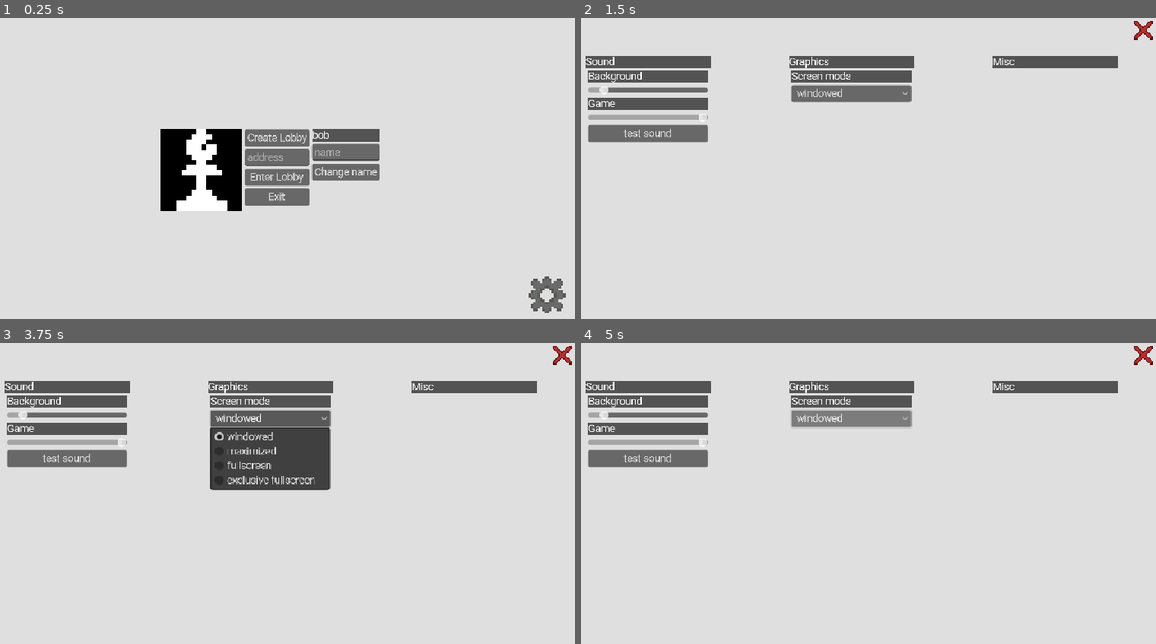
Above: before the commit, frames 1-4 (two rows, left to right).
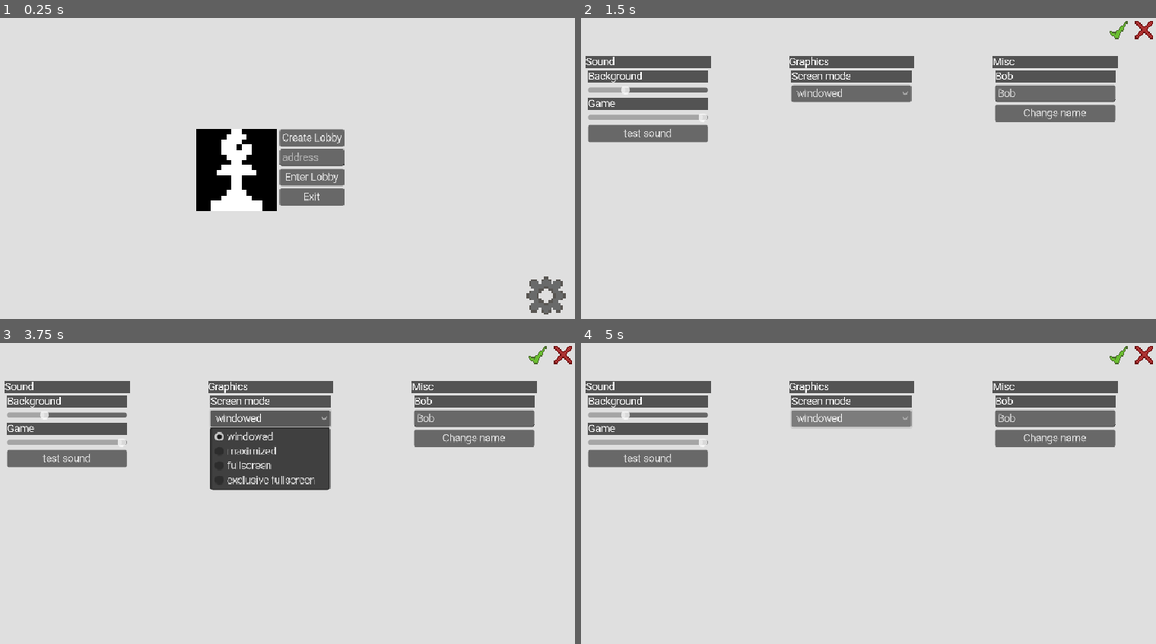
Above: after the commit, the same moments.

Repository: Hanekawa-chan/chess
Game: Godot game, scene res://scenes/main_menu.tscn
Two runs of this game, one before a commit and one after it. Both use one fixed random seed, a clock stepped at 60 frames per second and the inputs below.
Inputs (mouse positions are in pixels of both pictures, inside the frame that each line leads up to):
- Up to frame 1 (0.25 s): no input
- Up to frame 2 (1.5 s): click (926, 171) at 0.5 s, where only the run before the commit has a clickable "Change name"; click (1127, 297) at 1.25 s
- Up to frame 3 (3.75 s): click "test sound" at 2 s; click (534, 355) at 2.77 s; click "windowed" at 3.5 s
- Up to frame 4 (5 s): click "windowed" at 4.25 s

The runs differ from the first frame. In frame 1, 7.2% of the frame differs, in the area x 27-99%, y 36-99%; in frame 2, 3.4%; in frame 3, 3.4%; in frame 4, 3.4%.

Commit message:
added options saving and loading

Diff:
--- /dev/null
+++ b/resources/options_resource.gd
@@ -0,0 +1,16 @@
+class_name OptionsResource extends Resource
+
+@export
+var background_volume: float
+@export
+var game_volume: float
+@export
+var screen_mode: Window.Mode
+@export
+var player_name: String
+
+func default():
+	background_volume = 0.3
+	game_volume = 1.0
+	screen_mode = Window.MODE_WINDOWED
+	player_name = "Bob"
--- a/scenes/main_menu.tscn
+++ b/scenes/main_menu.tscn
@@ -71,27 +71,6 @@
 theme = ExtResource("3_bqqt6")
 text = "Exit"
 
-[node name="InputsContainer" type="VBoxContainer" parent="PanelContainer/HBoxContainer/CenterContainer/HBoxContainer"]
-layout_mode = 2
-
-[node name="CurrentName" type="Label" parent="PanelContainer/HBoxContainer/CenterContainer/HBoxContainer/InputsContainer"]
-unique_name_in_owner = true
-layout_mode = 2
-theme = ExtResource("3_bqqt6")
-text = "bob"
-
-[node name="NameEdit" type="LineEdit" parent="PanelContainer/HBoxContainer/CenterContainer/HBoxContainer/InputsContainer"]
-unique_name_in_owner = true
-layout_mode = 2
-theme = ExtResource("3_bqqt6")
-placeholder_text = "name"
-
-[node name="ChangeNameButton" type="Button" parent="PanelContainer/HBoxContainer/CenterContainer/HBoxContainer/InputsContainer"]
-unique_name_in_owner = true
-layout_mode = 2
-theme = ExtResource("3_bqqt6")
-text = "Change name"
-
 [node name="VBoxContainer" type="VBoxContainer" parent="PanelContainer/HBoxContainer"]
 layout_mode = 2
 size_flags_horizontal = 3
@@ -123,5 +102,6 @@
 layout_mode = 2
 size_flags_horizontal = 3
 size_flags_stretch_ratio = 0.2
+mouse_default_cursor_shape = 2
 texture_normal = ExtResource("4_wu84c")
 stretch_mode = 4
--- a/scenes/options.tscn
+++ b/scenes/options.tscn
@@ -1,7 +1,9 @@
-[gd_scene load_steps=3 format=3 uid="uid://bwkt1nkh5ea5i"]
+[gd_scene load_steps=5 format=3 uid="uid://bwkt1nkh5ea5i"]
 
 [ext_resource type="Script" uid="uid://ckc0og1t2p36" path="res://scripts/options.gd" id="1_c2u1v"]
+[ext_resource type="Theme" uid="uid://cg5lu2u1oku7e" path="res://resources/main_theme.tres" id="2_2iy26"]
 [ext_resource type="Texture2D" uid="uid://chly88fqgbuss" path="res://images/close.png" id="2_yjkok"]
+[ext_resource type="Texture2D" uid="uid://ddyfh3llu52ba" path="res://images/checkmark.png" id="3_kv8mn"]
 
 [node name="Options" type="Control"]
 layout_mode = 3
@@ -156,6 +158,32 @@
 [node name="VBoxContainer" type="VBoxContainer" parent="PanelContainer/HBoxContainer/MarginContainer3/VBoxContainer"]
 layout_mode = 2
 
+[node name="ScreenModeContainer" type="MarginContainer" parent="PanelContainer/HBoxContainer/MarginContainer3/VBoxContainer/VBoxContainer"]
+layout_mode = 2
+theme_override_constants/margin_left = 4
+theme_override_constants/margin_right = 4
+
+[node name="InputsContainer" type="VBoxContainer" parent="PanelContainer/HBoxContainer/MarginContainer3/VBoxContainer/VBoxContainer/ScreenModeContainer"]
+layout_mode = 2
+
+[node name="CurrentName" type="Label" parent="PanelContainer/HBoxContainer/MarginContainer3/VBoxContainer/VBoxContainer/ScreenModeContainer/InputsContainer"]
+unique_name_in_owner = true
+layout_mode = 2
+theme = ExtResource("2_2iy26")
+text = "bob"
+
+[node name="NameEdit" type="LineEdit" parent="PanelContainer/HBoxContainer/MarginContainer3/VBoxContainer/VBoxContainer/ScreenModeContainer/InputsContainer"]
+unique_name_in_owner = true
+layout_mode = 2
+theme = ExtResource("2_2iy26")
+placeholder_text = "name"
+
+[node name="ChangeNameButton" type="Button" parent="PanelContainer/HBoxContainer/MarginContainer3/VBoxContainer/VBoxContainer/ScreenModeContainer/InputsContainer"]
+unique_name_in_owner = true
+layout_mode = 2
+theme = ExtResource("2_2iy26")
+text = "Change name"
+
 [node name="MarginContainer" type="MarginContainer" parent="."]
 layout_mode = 1
 anchors_preset = 15
@@ -183,6 +211,22 @@
 size_flags_stretch_ratio = 0.96
 mouse_filter = 2
 
+[node name="MarginContainer2" type="MarginContainer" parent="MarginContainer/VBoxContainer/HBoxContainer"]
+layout_mode = 2
+size_flags_horizontal = 3
+size_flags_stretch_ratio = 0.04
+theme_override_constants/margin_left = 4
+theme_override_constants/margin_top = 4
+theme_override_constants/margin_right = 4
+theme_override_constants/margin_bottom = 4
+
+[node name="ApplyButton" type="TextureButton" parent="MarginContainer/VBoxContainer/HBoxContainer/MarginContainer2"]
+z_index = 11
+layout_mode = 2
+mouse_default_cursor_shape = 2
+texture_normal = ExtResource("3_kv8mn")
+stretch_mode = 4
+
 [node name="MarginContainer" type="MarginContainer" parent="MarginContainer/VBoxContainer/HBoxContainer"]
 layout_mode = 2
 size_flags_horizontal = 3
@@ -195,6 +239,7 @@
 [node name="CloseButton" type="TextureButton" parent="MarginContainer/VBoxContainer/HBoxContainer/MarginContainer"]
 z_index = 11
 layout_mode = 2
+mouse_default_cursor_shape = 2
 texture_normal = ExtResource("2_yjkok")
 stretch_mode = 4
 
--- a/scripts/main_menu.gd
+++ b/scripts/main_menu.gd
@@ -4,9 +4,6 @@
 @onready var enter_lobby_button = %EnterLobbyButton
 @onready var create_lobby_button = %CreateLobbyButton
 @onready var address_edit = %AddressEdit
-@onready var current_name = %CurrentName
-@onready var name_edit = %NameEdit
-@onready var change_name_button = %ChangeNameButton
 @onready var options_button = %OptionsButton
 @onready var button_audio_player = Core.button_audio_player
 const BUTTON_PRESS = preload("uid://dnr6ia0n4goas")
@@ -18,19 +15,11 @@
 	exit_button.button_down.connect(_exit)
 	enter_lobby_button.button_down.connect(_enter_lobby)
 	create_lobby_button.button_down.connect(_create_lobby)
-	change_name_button.button_down.connect(_change_name)
 	address_edit.text_changed.connect(_change_address)
 	options_button.pressed.connect(_open_options)
 
 func _change_address(address):
 	MultiplayerManager.server_ip = address
-
-func _change_name():
-	button_audio_player.play()
-	var val = name_edit.text
-	if len(val) > 0:
-		MultiplayerManager.player_name = val
-		current_name.text = val
 
 func _exit():
 	button_audio_player.play()
--- a/scripts/options.gd
+++ b/scripts/options.gd
@@ -1,43 +1,108 @@
 extends Control
 
+#SOUND
 @onready var background_slider: HSlider = $PanelContainer/HBoxContainer/MarginContainer/VBoxContainer/VBoxContainer/BackgroundContainer/VBoxContainer/HSlider
 @onready var game_slider: HSlider = $PanelContainer/HBoxContainer/MarginContainer/VBoxContainer/VBoxContainer/GameContainer/VBoxContainer/HSlider
+@onready var test_button = $PanelContainer/HBoxContainer/MarginContainer/VBoxContainer/VBoxContainer/TestContainer/VBoxContainer/TestButton
+#GRAPHICS
+@onready var screen_mode_picker = $PanelContainer/HBoxContainer/MarginContainer2/VBoxContainer/VBoxContainer/ScreenModeContainer/VBoxContainer/ScreenModePicker
+#MISC
+@onready var current_name = %CurrentName
+@onready var name_edit = %NameEdit
+@onready var change_name_button = %ChangeNameButton
+#UI
 @onready var close_button: TextureButton = $MarginContainer/VBoxContainer/HBoxContainer/MarginContainer/CloseButton
-@onready var test_button = $PanelContainer/HBoxContainer/MarginContainer/VBoxContainer/VBoxContainer/TestContainer/VBoxContainer/TestButton
-@onready var screen_mode_picker = $PanelContainer/HBoxContainer/MarginContainer2/VBoxContainer/VBoxContainer/ScreenModeContainer/VBoxContainer/ScreenModePicker
+@onready var apply_button: TextureButton = $MarginContainer/VBoxContainer/HBoxContainer/MarginContainer2/ApplyButton
+
 var close_func
+var options: OptionsResource
+var save_path = "user://options.tres"
+
+@onready var button_audio_player: ButtonAudioPlayer = Core.button_audio_player
 
 # Called when the node enters the scene tree for the first time.
 func _ready():
-	Core.background_audio_player.volume_linear = 0.1
+	_load_options()
 	close_button.pressed.connect(_close_options)
+	apply_button.pressed.connect(_apply_options)
+	change_name_button.button_down.connect(_change_name)
 	background_slider.value_changed.connect(_on_background_slider_change)
 	game_slider.value_changed.connect(_on_game_slider_change)
 	test_button.pressed.connect(_test_sound)
 	screen_mode_picker.item_selected.connect(_screen_mode_selected)
+	get_window().size_changed.connect(_set_mode)
+
+func _set_mode():
+	screen_mode_picker.select(screen_mode_picker.get_item_index(get_window().mode))
 
 func _screen_mode_selected(_screen_mode):
-	get_window().mode = _screen_mode
+	get_window().mode = screen_mode_picker.get_item_id(_screen_mode)
 
 func _on_background_slider_change(value):
 	Core.background_audio_player.volume_linear = value
 
 func _on_game_slider_change(value):
-	Core.button_audio_player.volume_linear = value
+	button_audio_player.volume_linear = value
+
+func _change_name():
+	button_audio_player.play()
+	var val = name_edit.text
+	if len(val) > 0:
+		MultiplayerManager.player_name = val
+		current_name.text = val
 
 func _close_options():
-	Core.button_audio_player.play_normal()
+	button_audio_player.play_normal()
 	close_func.call()
 	close_func = null
 	self.visible = false
 	self.top_level = false
 
 func open(_close_func):
-	Core.button_audio_player.play_normal()
+	button_audio_player.play_normal()
 	close_func = _close_func
 	self.visible = true
 	self.top_level = true
 	close_func.call()
 
 func _test_sound():
-	Core.button_audio_player.play_normal()
+	button_audio_player.play_normal()
+
+func _load_options():
+	options = OptionsResource.new()
+	options.default()
+	if not FileAccess.file_exists(save_path):
+		print("No save file found, creating new data.")
+		_save_options()
+	# Load the resource, ignoring cache to ensure fresh data
+	var loaded_data = ResourceLoader.load(save_path, "", ResourceLoader.CACHE_MODE_IGNORE)
+	if loaded_data:
+		options = loaded_data as OptionsResource
+		print("Game data loaded successfully.", options)
+		background_slider.value = options.background_volume
+		_on_background_slider_change(background_slider.value)
+		game_slider.value = options.game_volume
+		_on_game_slider_change(game_slider.value)
+		screen_mode_picker.select(screen_mode_picker.get_item_index(options.screen_mode))
+		get_window().mode = options.screen_mode
+		name_edit.text = options.player_name
+		var val = name_edit.text
+		MultiplayerManager.player_name = val
+		current_name.text = val
+	else:
+		print("Error loading save file.")
+		_save_options()
+
+func _apply_options():
+	options.background_volume = background_slider.value
+	options.game_volume = game_slider.value
+	options.screen_mode = get_window().mode
+	options.player_name = name_edit.text
+	_save_options()
+
+func _save_options():
+	var error = ResourceSaver.save(options, save_path)
+	if error == OK:
+		print("Game saved successfully to ", save_path)
+	else:
+		print("Error saving game: ", error)
Binary file added: images/checkmark.png
Not shown, added: images/checkmark.png.import
Not shown, added: resources/options_resource.gd.uid
